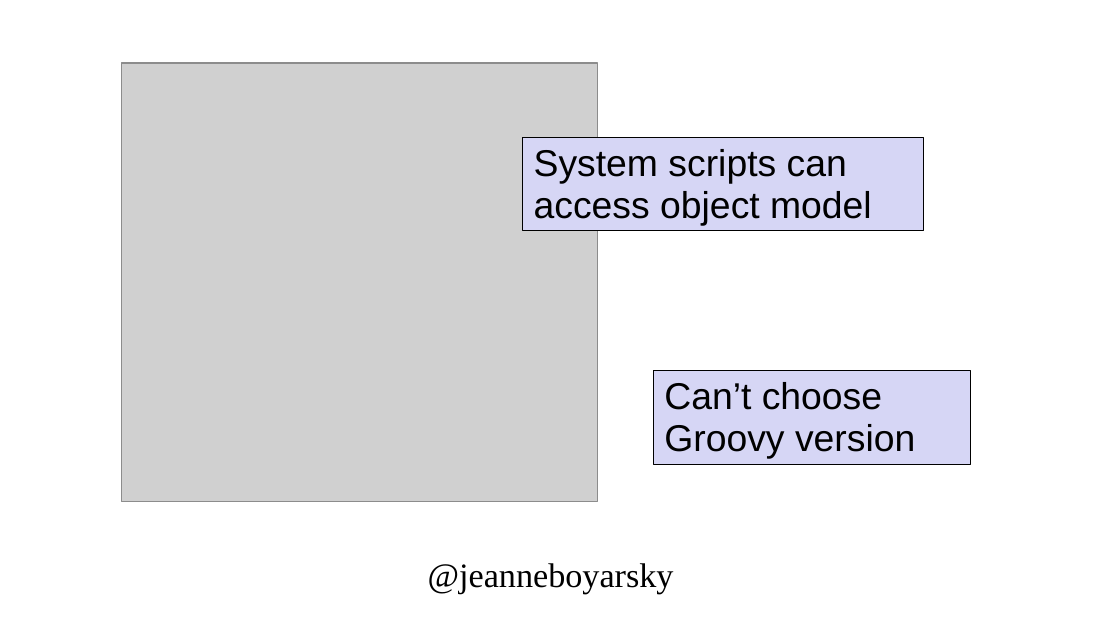
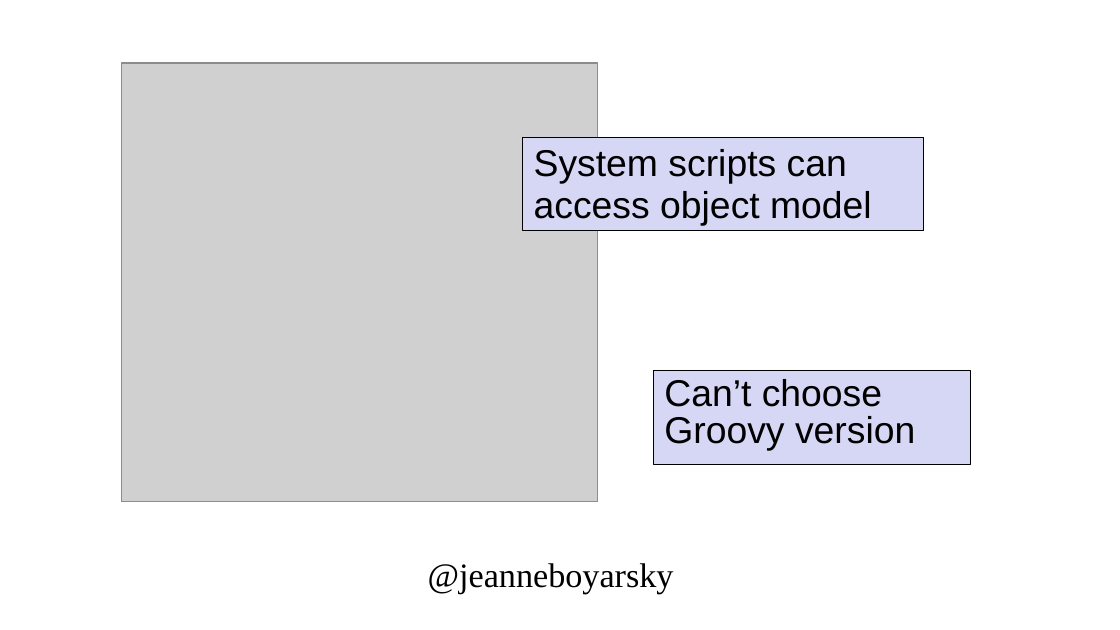
Before and after one commit to boyarsky/OracleCodeOne2018-HOL-Automating-Stack-Groovy, a slide deck: slide 13 of 2018-OracleCodeOne-Authomating Stack.ppt. Drawn at 1120x630 pixels with LibreOffice and Linux fonts; fonts in the diff are those of the drawing; grey boxes stand for pictures; background and template pictures are left out. Boxes give left, top, right and bottom in pixels: in the first picture for what was removed or moved away, otherwise in the second. Text is boxed around its words. In the diff, an @@ line names an element or a change of style, - is before the commit and + after.

```diff
--- a/2018-OracleCodeOne-Authomating Stack.ppt
+++ b/2018-OracleCodeOne-Authomating Stack.ppt
@@ rectangle "Can’t choose" at box(653, 371, 970, 464): line spacing 0.93 to 0.83 @@
```
Also in this commit, not shown: 6 other slides changed, 1 other file.
